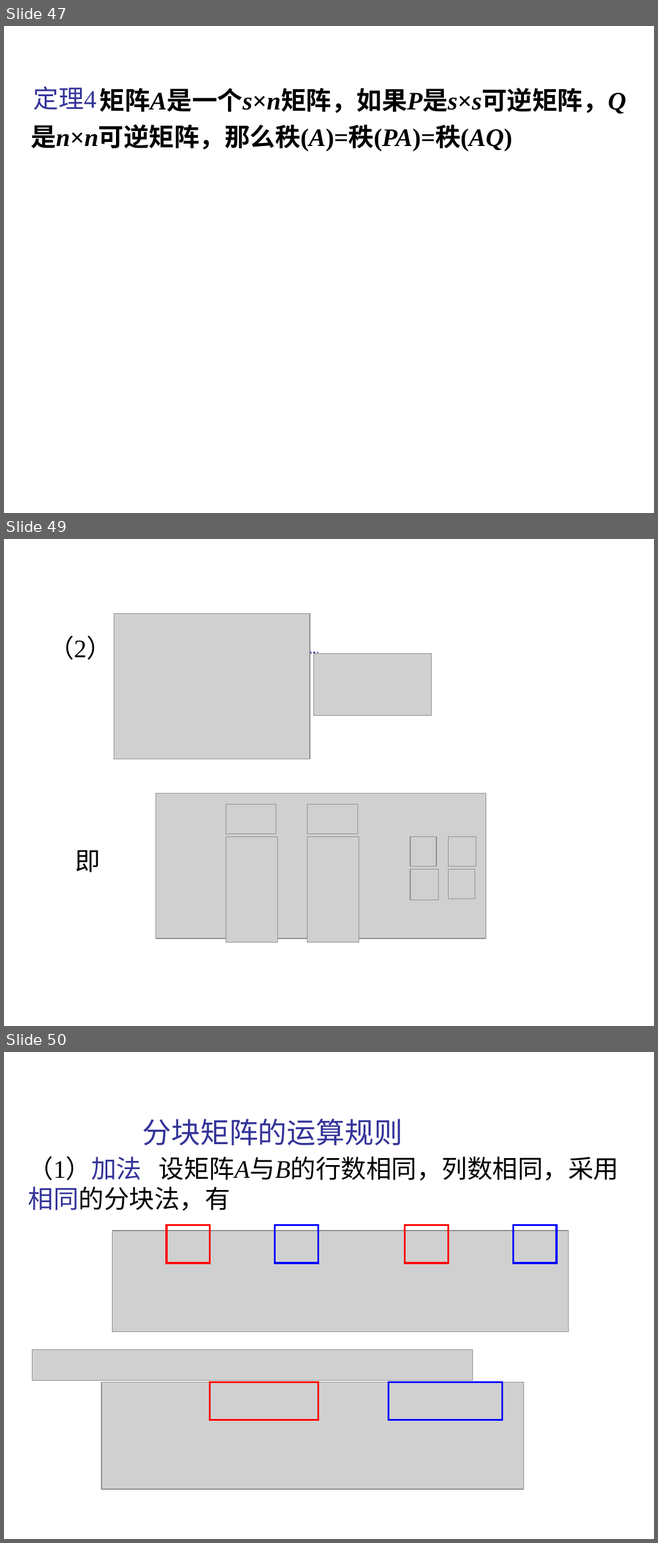
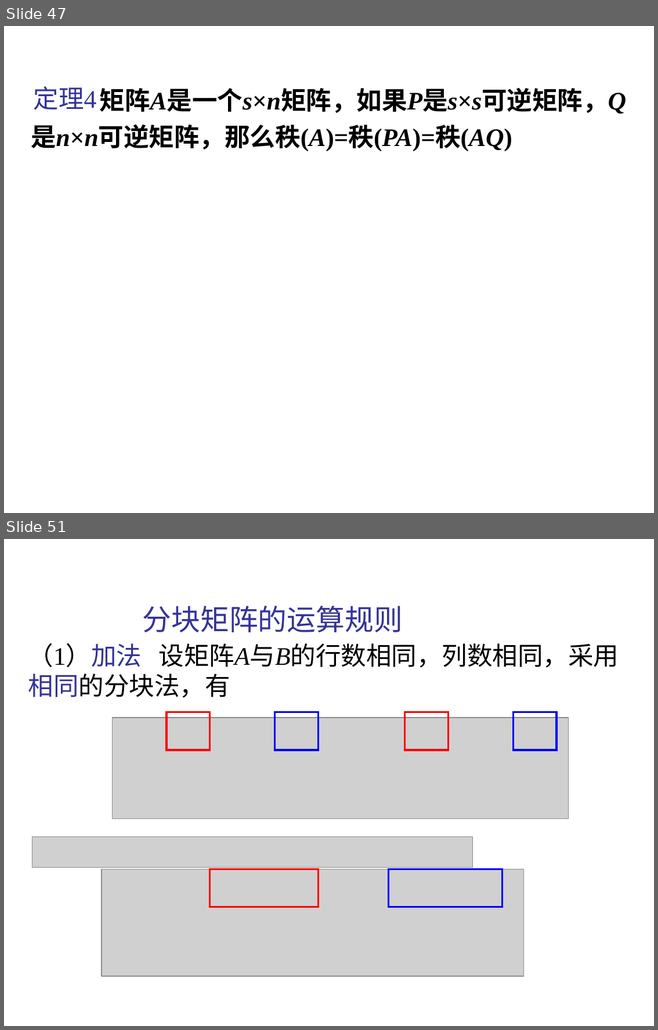
Before and after one commit to zhangbiaomath/zhangbiaomath.github.io, a slide deck: teaching/gaodai/ch4/高等代数第4章-矩阵.pptx. Shown one above the other, each under a label of ours: slides 47, 49 and 50 before the commit, slides 47 and 51 after it; the slides between them are not shown. The pictures are 658x1543 and 658x1030 pixels, drawn with LibreOffice and Linux fonts; fonts in the diff are those of the drawing; grey boxes stand for pictures. Boxes give left, top, right and bottom in pixels: in the first picture for what was removed or moved away, otherwise in the second. Text is boxed around its words. In the diff, an @@ line names an element or a change of style, - is before the commit and + after.

```diff
--- a/teaching/gaodai/ch4/高等代数第4章-矩阵.pptx
+++ b/teaching/gaodai/ch4/高等代数第4章-矩阵.pptx
@@ slide 49 removed at <box>4,539,654,1026</box>, background #FFFFFF @@
@@ picture removed at <box>114,614,309,759</box> @@
@@ text removed at <box>49,636,112,660</box> @@
-（2）
@@ line removed from (155, 653) to (318, 653) @@
@@ picture removed at <box>313,653,431,716</box> @@
@@ picture removed at <box>155,794,485,939</box> @@
@@ picture removed at <box>226,804,275,834</box> @@
@@ picture removed at <box>307,804,358,834</box> @@
@@ text removed at <box>75,850,101,873</box> @@
-即
@@ picture removed at <box>226,837,278,942</box> @@
@@ picture removed at <box>307,837,359,942</box> @@
@@ picture removed at <box>410,837,436,866</box> @@
@@ picture removed at <box>448,837,476,866</box> @@
@@ picture removed at <box>410,869,438,900</box> @@
@@ picture removed at <box>448,869,475,899</box> @@
@@ what was slide 50 is now slide 51 @@
```
Also in this commit, not shown: 4 slides changed, 6 slides added, 9 other files.
